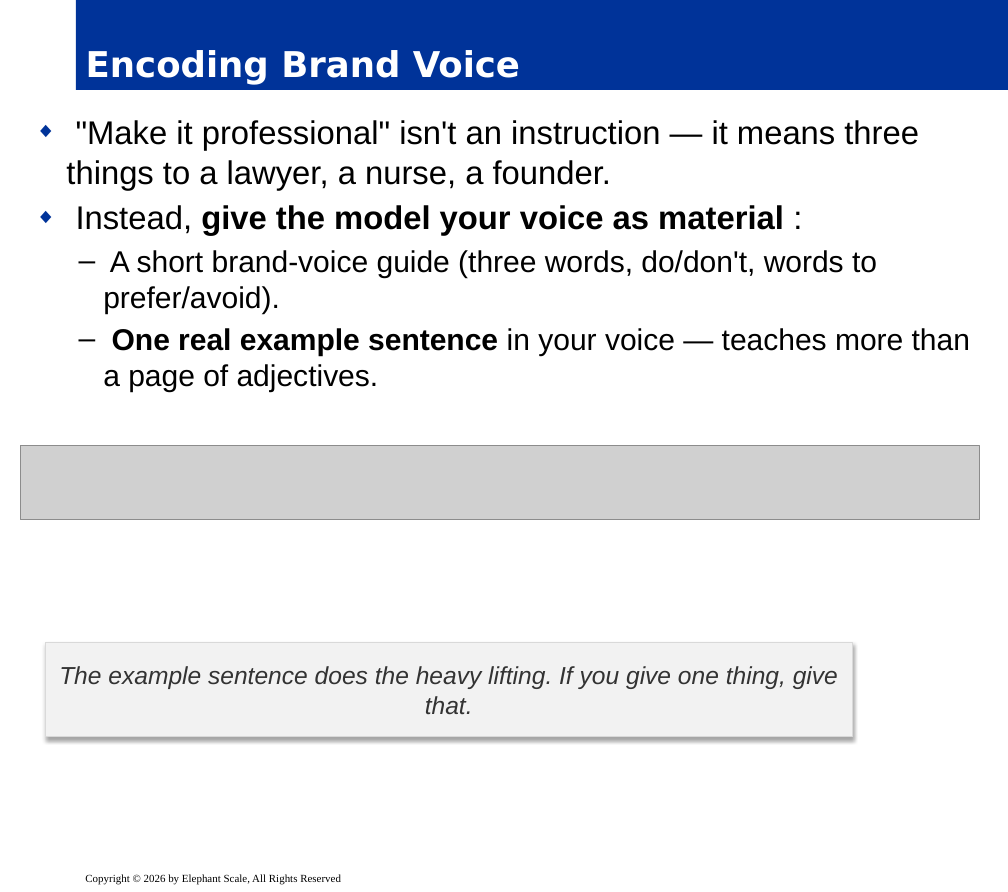
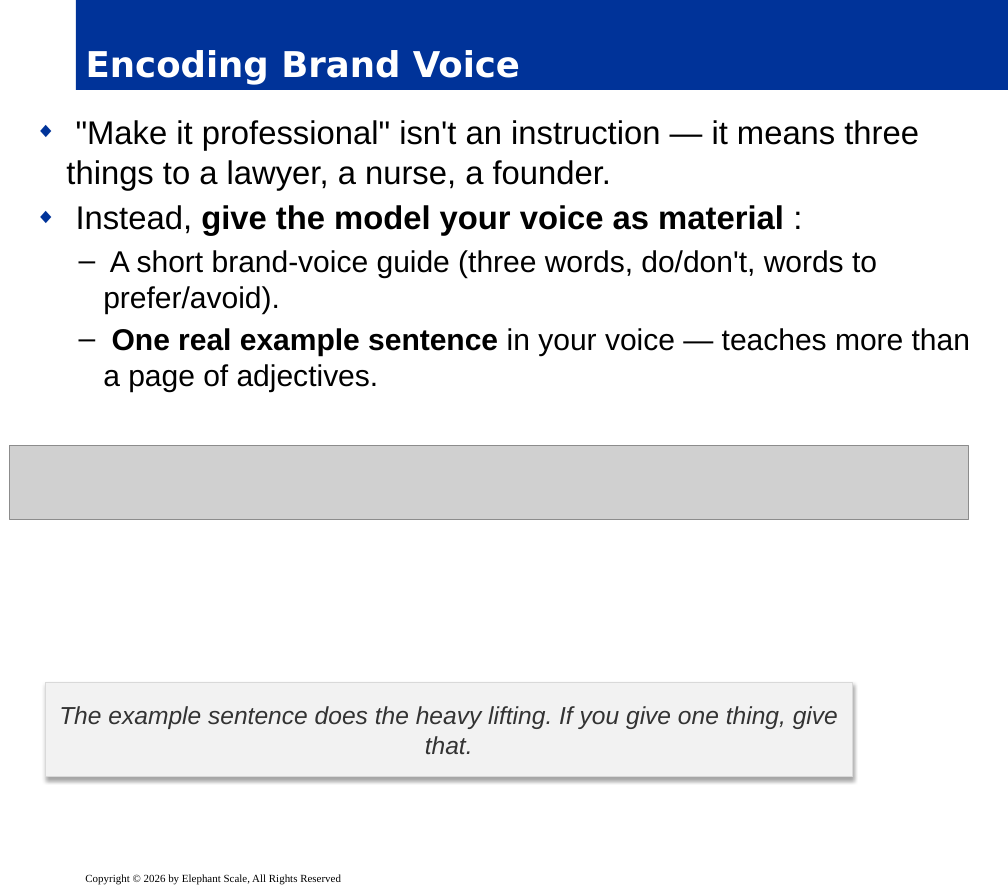
Before and after one commit to elephantscale/Prompt_Engineering_for_Business_Professionals, a slide deck: slide 7 of slides/release/03-business-scenarios.pptx. Drawn at 1008x892 pixels with LibreOffice and Linux fonts; fonts in the diff are those of the drawing; grey boxes stand for pictures; background and template pictures are left out. Boxes give left, top, right and bottom in pixels: in the first picture for what was removed or moved away, otherwise in the second. Text is boxed around its words. In the diff, an @@ line names an element or a change of style, - is before the commit and + after.

```diff
--- a/slides/release/03-business-scenarios.pptx
+++ b/slides/release/03-business-scenarios.pptx
@@ picture: place and size @@
-picture at (21, 446, 979, 520)
+picture at (10, 446, 969, 520)
@@ rectangle "The example sentence does the ...": place and size @@
-rectangle "The example sentence does the ..." at (45, 643, 853, 738)
+rectangle "The example sentence does the ..." at (45, 682, 853, 777)
```
Also in this commit, not shown: 6 other slides changed.
